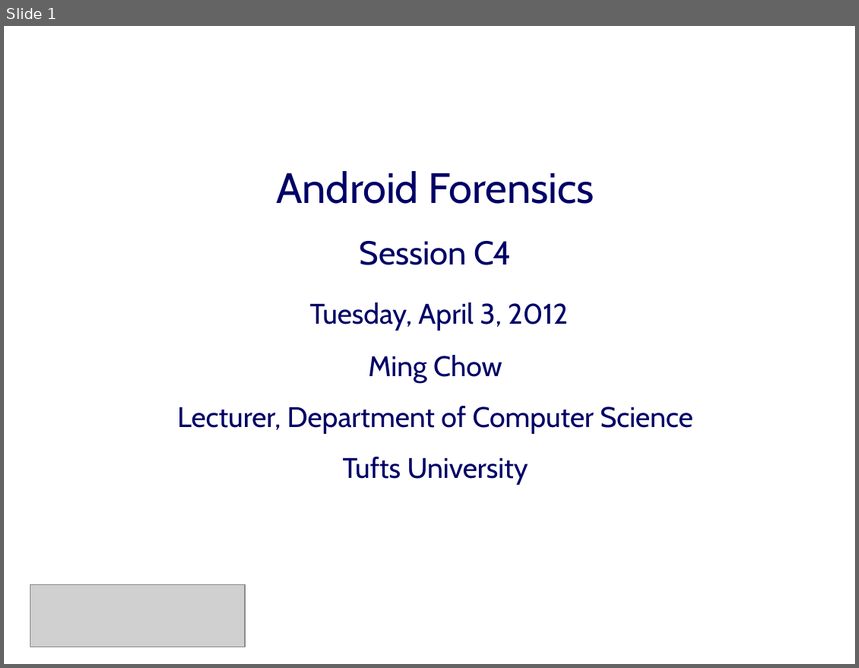
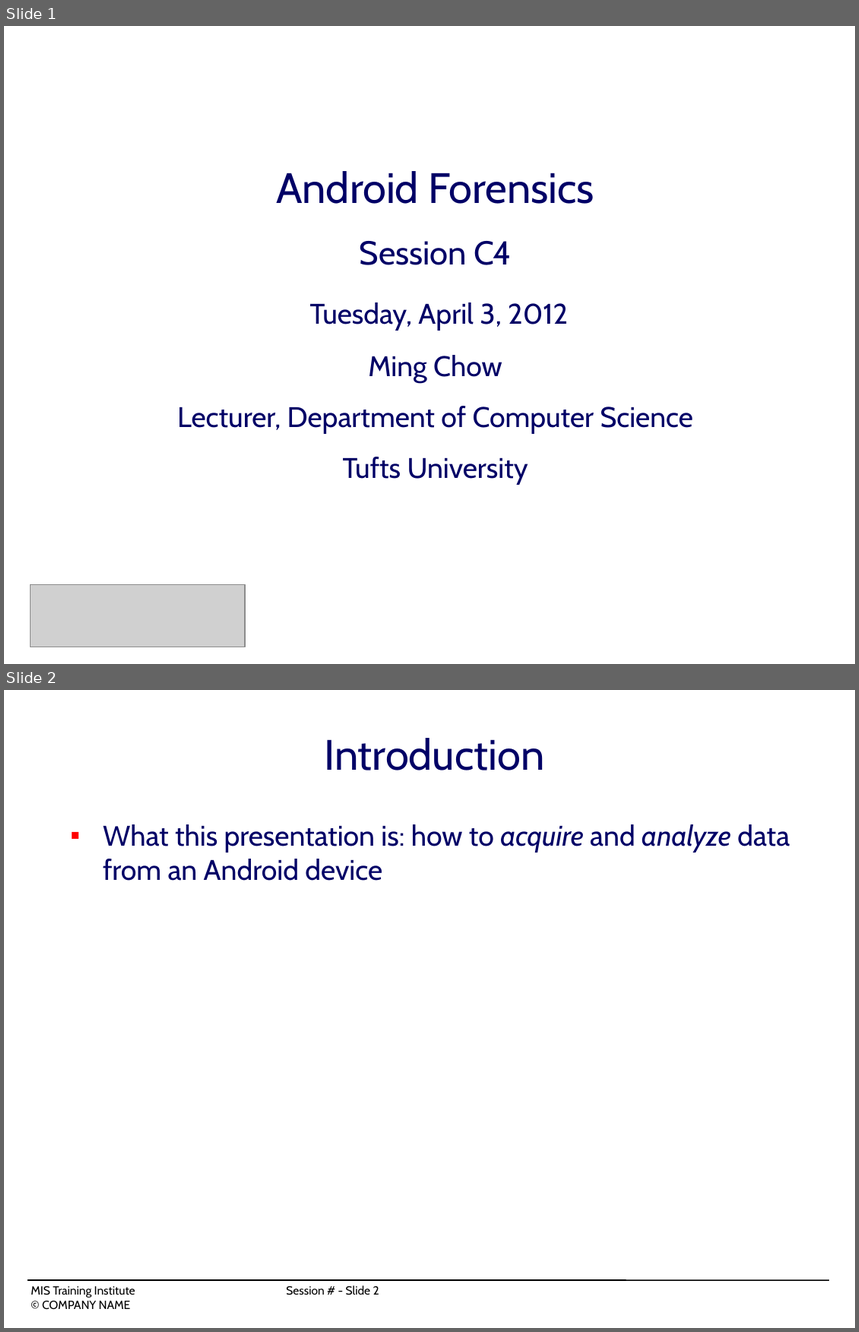
Before and after one commit to mchow01/Security, a slide deck: forensics/android/OS12_C4-mchow.ppt. Shown one above the other, each under a label of ours: slide 1 before the commit, slides 1 and 2 after it. The pictures are 859x668 and 859x1332 pixels, drawn with LibreOffice and Linux fonts; fonts in the diff are those of the drawing; grey boxes stand for pictures; background and template pictures are left out. Boxes give left, top, right and bottom in pixels: in the first picture for what was removed or moved away, otherwise in the second. Text is boxed around its words. In the diff, an @@ line names an element or a change of style, - is before the commit and + after.

```diff
--- a/forensics/android/OS12_C4-mchow.ppt
+++ b/forensics/android/OS12_C4-mchow.ppt
@@ slide 2 added at bbox=[4, 690, 855, 1328], background #FFFFFF @@
@@ title added at bbox=[324, 738, 544, 771], 36 pt, text #000066 @@
+Introduction
@@ text added at bbox=[103, 825, 790, 881], 24 pt, text #000066 @@
+■ What this presentation is: how to acquire and analyze data from an Android device
@@ line added from (28, 1281) to (829, 1281), #000000 0.99 pt @@
@@ text added at bbox=[31, 1286, 379, 1298], 10 pt, text #000000 @@
+MIS Training Institute Session # - Slide 2
+© COMPANY NAME
```
Also in this commit, not shown: 13 other slides added, 2 other files.
